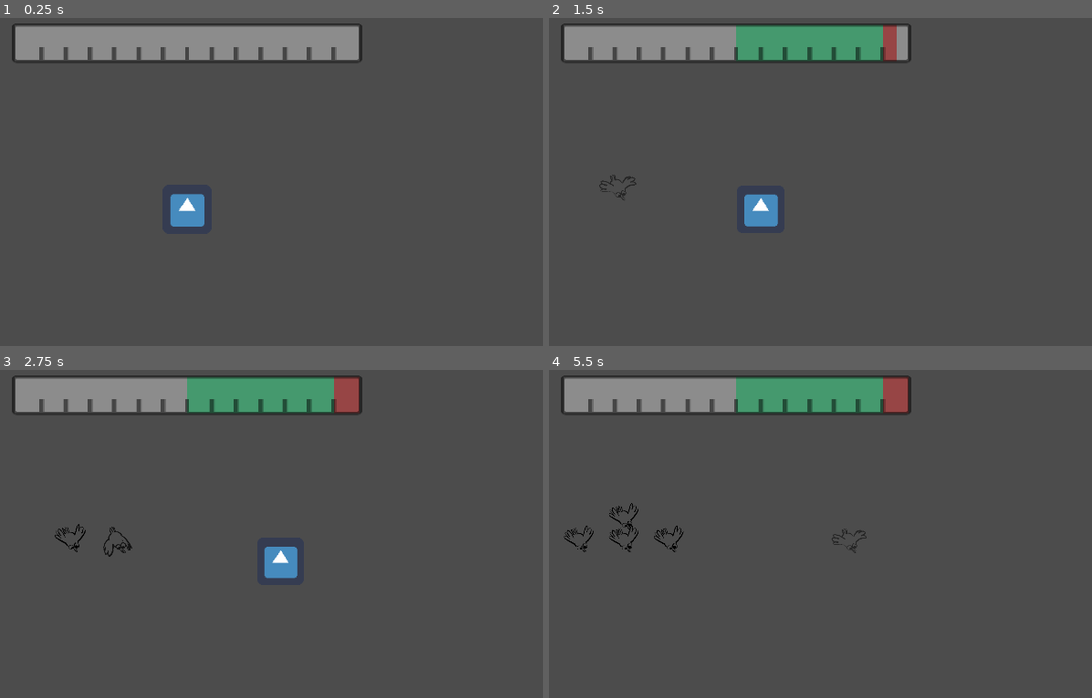
Above: before the commit, frames 1-4 (two rows, left to right).
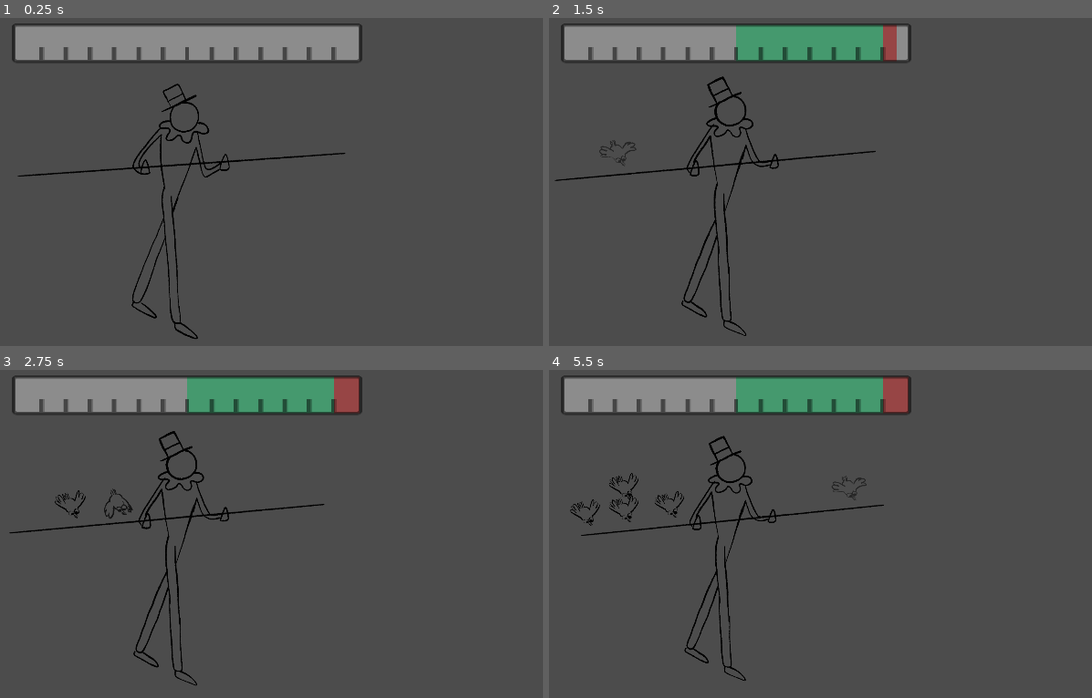
Above: after the commit, the same moments.

Repository: Merliin42/ludum-dare-49
Game: Godot game, scene res://Scenes/Main.tscn
The game is run twice, just before and just after one commit, with the same random seed, the same clock (stepped at 60 frames per second) and the same inputs. The engine's default icon, where the game draws it, is replaced by a stand-in: a white triangle on a blue panel in a dark square.
Inputs:
- Up to frame 1 (0.25 s): no input
- Up to frame 2 (1.5 s): hold Right (right) 0.53-1.28 s; hold Left (left) from 1.28 s (still down)
- Up to frame 3 (2.75 s): release Left (left) at 2.03 s; hold Right (right) from 2.03 s (still down)
- Up to frame 4 (5.5 s): release Right (right) at 3.53 s; hold Left (left) from 3.53 s (still down)

The runs differ from the first frame. In frame 1, 1.9% of the frame differs, in the area x 3-64%, y 20-98%; in frame 2, 2.1%; in frame 3, 2.3%, in the area x 1-60%, y 18-97%; in frame 4, 2.0%.

Commit message:
Adding first animation

Diff:
--- a/Scenes/Main.tscn
+++ b/Scenes/Main.tscn
@@ -1,18 +1,125 @@
-[gd_scene load_steps=5 format=2]
+[gd_scene load_steps=13 format=2]
 
-[ext_resource path="res://icon.png" type="Texture" id=1]
+[ext_resource path="res://Assets/Animation/Funambule/Fall-left/fall-left5.png" type="Texture" id=1]
 [ext_resource path="res://Scripts/Main.gd" type="Script" id=2]
 [ext_resource path="res://Scenes/HUD.tscn" type="PackedScene" id=3]
 [ext_resource path="res://Scenes/Line.tscn" type="PackedScene" id=4]
+[ext_resource path="res://Assets/Animation/Funambule/Fall-left/fall-left7.png" type="Texture" id=5]
+[ext_resource path="res://Assets/Animation/Funambule/Fall-left/fall-left6.png" type="Texture" id=6]
+[ext_resource path="res://Assets/Animation/Funambule/Fall-left/fall-left3.png" type="Texture" id=7]
+[ext_resource path="res://Assets/Animation/Funambule/Fall-left/fall-left4.png" type="Texture" id=8]
+[ext_resource path="res://Assets/Animation/Funambule/Fall-left/fall-left2.png" type="Texture" id=9]
+[ext_resource path="res://Assets/Animation/Funambule/Fall-left/fall-left1.png" type="Texture" id=10]
+
+[sub_resource type="SpriteFrames" id=1]
+animations = [ {
+"frames": [ ExtResource( 10 ), ExtResource( 9 ), ExtResource( 7 ), ExtResource( 8 ), ExtResource( 1 ), ExtResource( 6 ), ExtResource( 5 ) ],
+"loop": true,
+"name": "fall_left",
+"speed": 12.0
+} ]
+
+[sub_resource type="Animation" id=2]
+resource_name = "fall-left"
+length = 0.6
+loop = true
+tracks/0/type = "value"
+tracks/0/path = NodePath("AnimatedSprite:frame")
+tracks/0/interp = 1
+tracks/0/loop_wrap = true
+tracks/0/imported = false
+tracks/0/enabled = true
+tracks/0/keys = {
+"times": PoolRealArray( 0, 0.1, 0.2, 0.3, 0.4, 0.5, 0.6 ),
+"transitions": PoolRealArray( 1, 1, 1, 1, 1, 1, 1 ),
+"update": 1,
+"values": [ 0, 1, 2, 3, 4, 5, 6 ]
+}
+tracks/1/type = "value"
+tracks/1/path = NodePath("Node_Oiseau/Line:position")
+tracks/1/interp = 1
+tracks/1/loop_wrap = true
+tracks/1/imported = false
+tracks/1/enabled = true
+tracks/1/keys = {
+"times": PoolRealArray( 0, 0.1, 0.2, 0.3, 0.4, 0.5, 0.6 ),
+"transitions": PoolRealArray( 1, 1, 1, 1, 1, 1, 1 ),
+"update": 1,
+"values": [ Vector2( -430, -66 ), Vector2( -430, -75 ), Vector2( -430, -89 ), Vector2( -430, -83.25 ), Vector2( -423, -58 ), Vector2( -420, -35 ), Vector2( -423, -51 ) ]
+}
+tracks/2/type = "value"
+tracks/2/path = NodePath("Node_Oiseau/Line2:position")
+tracks/2/interp = 1
+tracks/2/loop_wrap = true
+tracks/2/imported = false
+tracks/2/enabled = true
+tracks/2/keys = {
+"times": PoolRealArray( 0, 0.1, 0.2, 0.3, 0.4, 0.5, 0.6 ),
+"transitions": PoolRealArray( 1, 1, 1, 1, 1, 1, 1 ),
+"update": 1,
+"values": [ Vector2( -320, -81 ), Vector2( -320, -86 ), Vector2( -320, -97 ), Vector2( -320, -93 ), Vector2( -319, -74 ), Vector2( -299, -58 ), Vector2( -320, -67 ) ]
+}
+tracks/3/type = "value"
+tracks/3/path = NodePath("Node_Oiseau/Line3:position")
+tracks/3/interp = 1
+tracks/3/loop_wrap = true
+tracks/3/imported = false
+tracks/3/enabled = true
+tracks/3/keys = {
+"times": PoolRealArray( 0, 0.1, 0.2, 0.3, 0.4, 0.5, 0.6 ),
+"transitions": PoolRealArray( 1, 1, 1, 1, 1, 1, 1 ),
+"update": 1,
+"values": [ Vector2( -190, -98 ), Vector2( -190, -99 ), Vector2( -190, -106 ), Vector2( -190, -104 ), Vector2( -191, -92 ), Vector2( -191, -80 ), Vector2( -190, -88 ) ]
+}
+tracks/4/type = "value"
+tracks/4/path = NodePath("Node_Oiseau/Line4:position")
+tracks/4/interp = 1
+tracks/4/loop_wrap = true
+tracks/4/imported = false
+tracks/4/enabled = true
+tracks/4/keys = {
+"times": PoolRealArray( 0, 0.1, 0.2, 0.3, 0.4, 0.5, 0.6 ),
+"transitions": PoolRealArray( 1, 1, 1, 1, 1, 1, 1 ),
+"update": 1,
+"values": [ Vector2( 190, -146 ), Vector2( 190, -137 ), Vector2( 190, -132 ), Vector2( 160, -136 ), Vector2( 170, -145 ), Vector2( 180, -151 ), Vector2( 190, -146 ) ]
+}
+tracks/5/type = "value"
+tracks/5/path = NodePath("Node_Oiseau/Line5:position")
+tracks/5/interp = 1
+tracks/5/loop_wrap = true
+tracks/5/imported = false
+tracks/5/enabled = true
+tracks/5/keys = {
+"times": PoolRealArray( 0, 0.1, 0.2, 0.201, 0.3, 0.4, 0.5, 0.501, 0.6 ),
+"transitions": PoolRealArray( 1, 1, 1, 1, 1, 1, 1, 1, 1 ),
+"update": 1,
+"values": [ Vector2( 320, -164 ), Vector2( 320, -150 ), Vector2( 320, -142 ), Vector2( 299, -139 ), Vector2( 270, -146 ), Vector2( 287, -163 ), Vector2( 280, -171 ), Vector2( 299, -174 ), Vector2( 320, -167 ) ]
+}
+tracks/6/type = "value"
+tracks/6/path = NodePath("Node_Oiseau/Line6:position")
+tracks/6/interp = 1
+tracks/6/loop_wrap = true
+tracks/6/imported = false
+tracks/6/enabled = true
+tracks/6/keys = {
+"times": PoolRealArray( 0, 0.1, 0.2, 0.3, 0.4, 0.5, 0.6 ),
+"transitions": PoolRealArray( 1, 1, 1, 1, 1, 1, 1 ),
+"update": 1,
+"values": [ Vector2( 420, -177 ), Vector2( 420, -160 ), Vector2( 415, -148 ), Vector2( 370, -156 ), Vector2( 407, -180 ), Vector2( 415, -197 ), Vector2( 420, -181 ) ]
+}
 
 [node name="Main" type="Node2D"]
 script = ExtResource( 2 )
 
 [node name="HUD" parent="." instance=ExtResource( 3 )]
 
-[node name="Sprite" type="Sprite" parent="."]
-scale = Vector2( 2, 2 )
-texture = ExtResource( 1 )
+[node name="AnimatedSprite" type="AnimatedSprite" parent="."]
+frames = SubResource( 1 )
+animation = "fall_left"
+frame = 1
+__meta__ = {
+"_edit_lock_": true
+}
 
 [node name="Camera2D" type="Camera2D" parent="."]
 current = true
@@ -23,21 +130,24 @@
 [node name="Node_Oiseau" type="Node2D" parent="."]
 
 [node name="Line" parent="Node_Oiseau" instance=ExtResource( 4 )]
-position = Vector2( -448, 0 )
+position = Vector2( -430, -75 )
 
 [node name="Line2" parent="Node_Oiseau" instance=ExtResource( 4 )]
-position = Vector2( -320, 0 )
+position = Vector2( -320, -86 )
 
 [node name="Line3" parent="Node_Oiseau" instance=ExtResource( 4 )]
-position = Vector2( -192, 0 )
+position = Vector2( -190, -99 )
 
 [node name="Line4" parent="Node_Oiseau" instance=ExtResource( 4 )]
-position = Vector2( 192, 0 )
+position = Vector2( 190, -137 )
 
 [node name="Line5" parent="Node_Oiseau" instance=ExtResource( 4 )]
-position = Vector2( 320, 0 )
+position = Vector2( 320, -150 )
 
 [node name="Line6" parent="Node_Oiseau" instance=ExtResource( 4 )]
-position = Vector2( 448, 0 )
+position = Vector2( 420, -160 )
+
+[node name="AnimationPlayer" type="AnimationPlayer" parent="."]
+anims/fall-left = SubResource( 2 )
 
 [connection signal="timeout" from="Timer" to="." method="_on_Timer_timeout"]
--- a/Scenes/Weights/Weight.tscn
+++ b/Scenes/Weights/Weight.tscn
@@ -1,14 +1,14 @@
 [gd_scene load_steps=12 format=2]
 
-[ext_resource path="res://Assets/Animation/bird4.png" type="Texture" id=1]
+[ext_resource path="res://Assets/Animation/Bird/bird4.png" type="Texture" id=1]
 [ext_resource path="res://Scripts/Weight.gd" type="Script" id=2]
-[ext_resource path="res://Assets/Animation/bird1.png" type="Texture" id=3]
-[ext_resource path="res://Assets/Animation/bird3.png" type="Texture" id=4]
-[ext_resource path="res://Assets/Animation/bird2.png" type="Texture" id=5]
-[ext_resource path="res://Assets/Animation/bird5.png" type="Texture" id=6]
-[ext_resource path="res://Assets/Animation/bird7.png" type="Texture" id=7]
-[ext_resource path="res://Assets/Animation/bird8.png" type="Texture" id=8]
-[ext_resource path="res://Assets/Animation/bird6.png" type="Texture" id=9]
+[ext_resource path="res://Assets/Animation/Bird/bird1.png" type="Texture" id=3]
+[ext_resource path="res://Assets/Animation/Bird/bird3.png" type="Texture" id=4]
+[ext_resource path="res://Assets/Animation/Bird/bird2.png" type="Texture" id=5]
+[ext_resource path="res://Assets/Animation/Bird/bird5.png" type="Texture" id=6]
+[ext_resource path="res://Assets/Animation/Bird/bird7.png" type="Texture" id=7]
+[ext_resource path="res://Assets/Animation/Bird/bird8.png" type="Texture" id=8]
+[ext_resource path="res://Assets/Animation/Bird/bird6.png" type="Texture" id=9]
 [ext_resource path="res://icon.png" type="Texture" id=10]
 
 [sub_resource type="SpriteFrames" id=1]
--- a/Scripts/Main.gd
+++ b/Scripts/Main.gd
@@ -12,13 +12,14 @@
 var object_weight := preload("res://Scenes/Weights/Bird.tscn")
 
 func _ready():
+	$AnimationPlayer.play("fall-left")
 	randomize()
 
 func _process(delta):
 	var player_input : float = get_input()
 
 	balance = (balance + (weights[1] - weights[0] + (player_input*50)) * delta) * 1.02
-	$Sprite.position.x = balance
+#	$Sprite.position.x = balance
 	$HUD.update(balance)
 
 	$Camera2D.zoom += Vector2(0.015 * delta, 0.015 * delta)
Renamed: Assets/Animation/bird1.png -> Assets/Animation/Bird/bird1.png
Not shown, added: Assets/Animation/Bird/bird1.png.import
Renamed: Assets/Animation/bird2.png -> Assets/Animation/Bird/bird2.png
Not shown, changed: Assets/Animation/Bird/bird2.png.import
Renamed: Assets/Animation/bird3.png -> Assets/Animation/Bird/bird3.png
Not shown, changed: Assets/Animation/Bird/bird3.png.import
Renamed: Assets/Animation/bird4.png -> Assets/Animation/Bird/bird4.png
Not shown, added: Assets/Animation/Bird/bird4.png.import
Renamed: Assets/Animation/bird5.png -> Assets/Animation/Bird/bird5.png
Not shown, added: Assets/Animation/Bird/bird5.png.import
Renamed: Assets/Animation/bird6.png -> Assets/Animation/Bird/bird6.png
Not shown, added: Assets/Animation/Bird/bird6.png.import
(and 22 more such lines)
